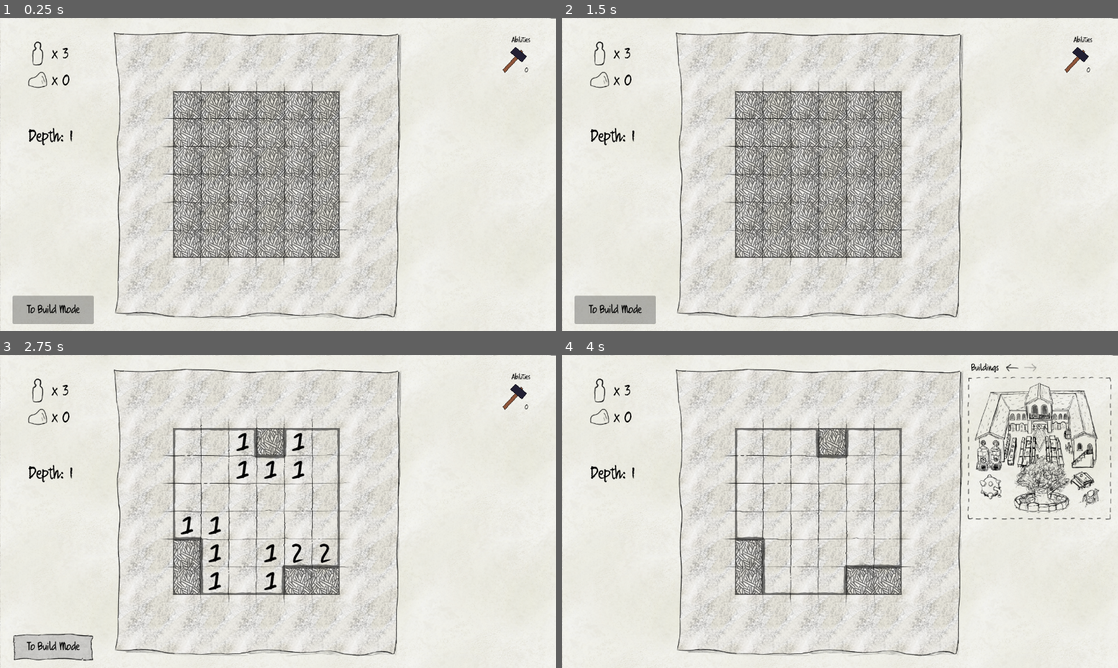
Above: before the commit, frames 1-4 (two rows, left to right).
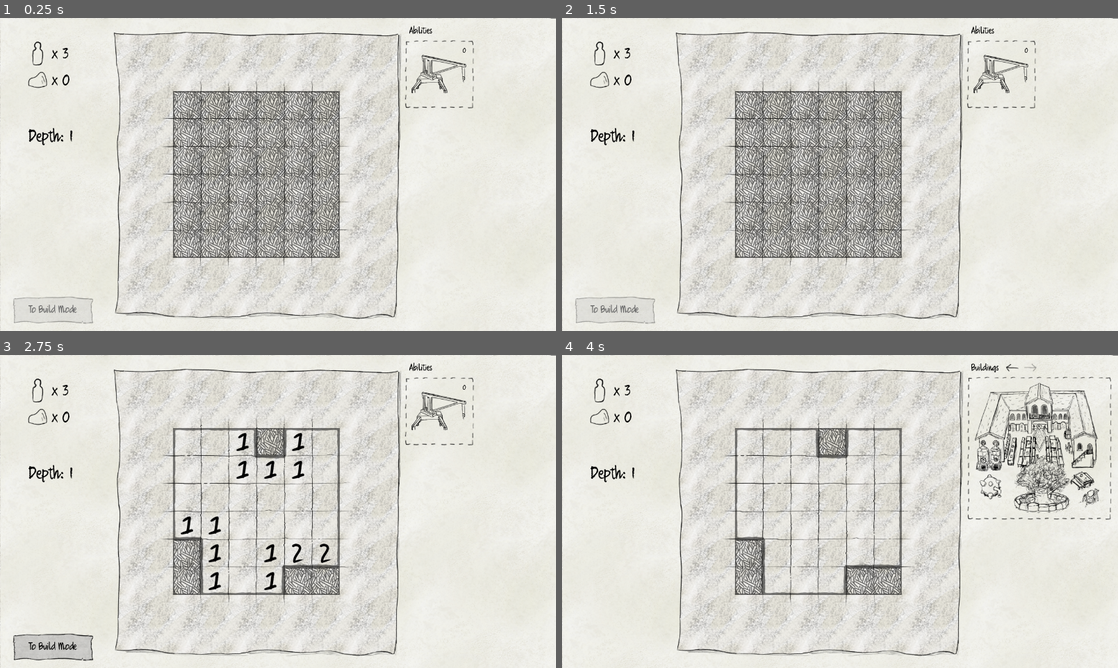
Above: after the commit, the same moments.

Repository: e-lain/MinesweeperDwarves
Game: Godot game, scene res://Main.tscn
Same seed, same stepped clock (60 frames per second), same inputs: the game is played once before the commit and once after it.
Inputs (mouse positions are in pixels of both pictures, inside the frame that each line leads up to):
- Up to frame 1 (0.25 s): no input
- Up to frame 2 (1.5 s): move the mouse to (962, 158) at 0.52 s; press the mouse at (962, 158) at 0.53 s; move the mouse to (728, 190) at 1.27 s; release the mouse at (728, 190) at 1.28 s; right-click (728, 190) at 1.35 s; click (728, 190) at 1.42 s
- Up to frame 3 (2.75 s): move the mouse to (333, 442) at 2.02 s; press the mouse at (333, 442) at 2.03 s
- Up to frame 4 (4 s): release the mouse at (895, 442) at 2.75 s; click "To Build Mode" at 2.75 s; click (1029, 367) at 3.5 s

The runs differ from the first frame. In frame 1, 1.9% of the frame differs, in the area x 2-96%, y 2-98%; in frame 2, 1.9%; in frame 3, 0.8%; in frame 4, nothing differs.

Commit message:
Update Ability UI to use crane

Diff:
--- a/Abilities/AbilityDestroy.gd
+++ b/Abilities/AbilityDestroy.gd
@@ -1,5 +1,7 @@
-extends Sprite2D
+extends PanelContainer
 
+
+@export var info_popup: BuildingInfoPopup
 
 # Called when the node enters the scene tree for the first time.
 func _ready():
@@ -10,20 +12,15 @@
 func _process(delta):
 	$Uses.text = str(get_parent().get_parent().get_parent().ability_destroy)
 
-
-func _on_control_mouse_entered():
-	var UINode = get_parent()
-	var tooltip = UINode.get_node("Tooltip")
-	tooltip.text = "Destroy tile ability"
-	tooltip.show()
-
-func _on_control_mouse_exited():
-	var UINode = get_parent()
-	UINode.get_node("Tooltip").hide()
-
-
-func _on_control_gui_input(event):
+func _on_gui_input(event):
 	if event is InputEventMouseButton:
 		if event.is_action_pressed("left_click"):
 			print("destroy ability clicked")
 			get_parent().get_parent().get_parent().ability("destroy")
+
+func _on_mouse_entered():
+	info_popup.visible = true
+	info_popup.set_description("Engineer's Workshop", "Safely Remove Tile")
+
+func _on_mouse_exited():
+	info_popup.visible = false
--- a/Abilities/AbilityDestroy.tscn
+++ b/Abilities/AbilityDestroy.tscn
@@ -1,31 +1,38 @@
-[gd_scene load_steps=4 format=3 uid="uid://cp25vmlk0k3ck"]
+[gd_scene load_steps=6 format=3 uid="uid://cp25vmlk0k3ck"]
 
-[ext_resource type="Texture2D" uid="uid://bsrr1hjdprcj2" path="res://Assets/PlaceholderDestroy.png" id="1_1kqwd"]
+[ext_resource type="Texture2D" uid="uid://j7h3rx30o7hw" path="res://Assets/UI/DottedLine9Patch.png" id="1_4pbfw"]
 [ext_resource type="Script" path="res://Abilities/AbilityDestroy.gd" id="2_2p5aj"]
-[ext_resource type="Theme" uid="uid://dyrton3joryca" path="res://UI.tres" id="3_8pykt"]
+[ext_resource type="Theme" uid="uid://b6iv3a38m6uhb" path="res://UI.tres" id="3_8pykt"]
+[ext_resource type="Texture2D" uid="uid://k6po4d3bukag" path="res://Assets/UI/CraneUI.png" id="3_ds6ux"]
 
-[node name="Destroy" type="Sprite2D"]
-texture = ExtResource("1_1kqwd")
-centered = false
+[sub_resource type="StyleBoxTexture" id="StyleBoxTexture_pepr0"]
+texture = ExtResource("1_4pbfw")
+texture_margin_left = 14.0
+texture_margin_top = 17.0
+texture_margin_right = 18.0
+texture_margin_bottom = 16.0
+axis_stretch_horizontal = 2
+axis_stretch_vertical = 2
+
+[node name="Destroy" type="PanelContainer"]
+theme_override_styles/panel = SubResource("StyleBoxTexture_pepr0")
 script = ExtResource("2_2p5aj")
 
-[node name="Control" type="Control" parent="."]
-layout_mode = 3
-anchors_preset = 15
-anchor_right = 1.0
-anchor_bottom = 1.0
-grow_horizontal = 2
-grow_vertical = 2
+[node name="MarginContainer" type="MarginContainer" parent="."]
+layout_mode = 2
+
+[node name="TextureRect" type="TextureRect" parent="MarginContainer"]
+layout_mode = 2
+texture = ExtResource("3_ds6ux")
 
 [node name="Uses" type="Label" parent="."]
-offset_left = 20.0
-offset_top = 46.0
-offset_right = 65.0
-offset_bottom = 72.0
+layout_mode = 2
+size_flags_vertical = 1
 theme = ExtResource("3_8pykt")
 text = "0"
 horizontal_alignment = 2
+vertical_alignment = 3
 
-[connection signal="gui_input" from="Control" to="." method="_on_control_gui_input"]
-[connection signal="mouse_entered" from="Control" to="." method="_on_control_mouse_entered"]
-[connection signal="mouse_exited" from="Control" to="." method="_on_control_mouse_exited"]
+[connection signal="gui_input" from="." to="." method="_on_gui_input"]
+[connection signal="mouse_entered" from="." to="." method="_on_mouse_entered"]
+[connection signal="mouse_exited" from="." to="." method="_on_mouse_exited"]
--- a/Abilities/Destroy.tscn
+++ b/Abilities/Destroy.tscn
@@ -2,7 +2,7 @@
 
 [ext_resource type="Script" path="res://Abilities/Destroy.gd" id="1_u141h"]
 [ext_resource type="Material" uid="uid://nqpwbe45b8cn" path="res://Shaders/InvalidBuildingPlacement.tres" id="2_1iw44"]
-[ext_resource type="Texture2D" uid="uid://bsrr1hjdprcj2" path="res://Assets/PlaceholderDestroy.png" id="3_q6syk"]
+[ext_resource type="Texture2D" uid="uid://dr83dy41g1kvp" path="res://Assets/UI/CraneSmaller.png" id="3_5nbiq"]
 
 [sub_resource type="RectangleShape2D" id="RectangleShape2D_ynpqt"]
 size = Vector2(52, 49)
@@ -12,7 +12,7 @@
 
 [node name="Sprite2D" type="Sprite2D" parent="."]
 material = ExtResource("2_1iw44")
-texture = ExtResource("3_q6syk")
+texture = ExtResource("3_5nbiq")
 centered = false
 
 [node name="Area2D" type="Area2D" parent="."]
--- a/Main.tscn
+++ b/Main.tscn
@@ -35,6 +35,16 @@
 axis_stretch_vertical = 2
 modulate_color = Color(0.721569, 0.721569, 0.721569, 1)
 
+[sub_resource type="StyleBoxTexture" id="StyleBoxTexture_qk65p"]
+texture = ExtResource("6_nia6k")
+texture_margin_left = 8.0
+texture_margin_top = 11.0
+texture_margin_right = 10.0
+texture_margin_bottom = 13.0
+axis_stretch_horizontal = 2
+axis_stretch_vertical = 2
+modulate_color = Color(1, 1, 1, 0.403922)
+
 [sub_resource type="StyleBoxEmpty" id="StyleBoxEmpty_cckrc"]
 
 [sub_resource type="StyleBoxEmpty" id="StyleBoxEmpty_bthxj"]
@@ -112,24 +122,19 @@
 offset_top = 638.0
 offset_right = 215.0
 offset_bottom = 703.0
+theme_override_colors/font_color = Color(0, 0, 0, 1)
+theme_override_colors/font_hover_color = Color(0, 0, 0, 1)
+theme_override_colors/font_disabled_color = Color(0.411765, 0.411765, 0.411765, 1)
+theme_override_font_sizes/font_size = 22
 theme_override_styles/normal = SubResource("StyleBoxTexture_p42ak")
 theme_override_styles/hover = SubResource("StyleBoxTexture_askgf")
 theme_override_styles/pressed = SubResource("StyleBoxTexture_p42ak")
+theme_override_styles/disabled = SubResource("StyleBoxTexture_qk65p")
 theme_override_styles/focus = SubResource("StyleBoxTexture_p42ak")
-
-[node name="Label" type="Label" parent="CanvasLayer/UI/EndLevelBtn"]
-layout_mode = 1
-anchors_preset = 15
-anchor_right = 1.0
-anchor_bottom = 1.0
-grow_horizontal = 2
-grow_vertical = 2
-theme_override_font_sizes/font_size = 24
 text = "To Build Mode"
-horizontal_alignment = 1
-vertical_alignment = 1
 
 [node name="BuildMenu" type="Control" parent="CanvasLayer"]
+visible = false
 layout_mode = 3
 anchors_preset = 15
 anchor_right = 1.0
@@ -288,10 +293,11 @@
 
 [node name="Label" type="Label" parent="CanvasLayer/AbilityMenu"]
 layout_mode = 0
-offset_left = 1178.0
-offset_top = 41.0
-offset_right = 1249.0
-offset_bottom = 67.0
+offset_left = 942.0
+offset_top = 18.0
+offset_right = 1013.0
+offset_bottom = 44.0
+theme_override_font_sizes/font_size = 20
 text = "Abilities"
 
 [node name="Tooltip" type="Label" parent="CanvasLayer/AbilityMenu"]
@@ -306,8 +312,20 @@
 
 Wow this is a building, pretty neat"
 
-[node name="Destroy" parent="CanvasLayer/AbilityMenu" instance=ExtResource("10_bm3kx")]
-position = Vector2(1152, 64)
+[node name="Destroy" parent="CanvasLayer/AbilityMenu" node_paths=PackedStringArray("info_popup") instance=ExtResource("10_bm3kx")]
+layout_mode = 0
+offset_left = 932.0
+offset_top = 48.0
+offset_right = 1092.0
+offset_bottom = 209.0
+info_popup = NodePath("../DestroyPopup")
+
+[node name="DestroyPopup" parent="CanvasLayer/AbilityMenu" instance=ExtResource("7_703se")]
+visible = false
+offset_left = 737.0
+offset_top = 75.0
+offset_right = 937.0
+offset_bottom = 175.0
 
 [node name="ColorRect" type="ColorRect" parent="CanvasLayer"]
 visible = false
--- a/UI/popup.gd
+++ b/UI/popup.gd
@@ -37,3 +37,10 @@
 		stone_label.text = str(-stone_cost)
 	else:
 		stone_label.text = str(-stone_cost)
+
+
+func set_description(header: String, description: String):
+	name_label.text = header
+	description_label.text = description
+	population_box.visible = false
+	stone_box.visible = false
Binary file added: Assets/UI/CraneSmaller.png
Not shown, added: Assets/UI/CraneSmaller.png.import
Binary file added: Assets/UI/CraneUI.png
Not shown, added: Assets/UI/CraneUI.png.import
Not shown: 1 places in Main.tscn that only renumber resources
